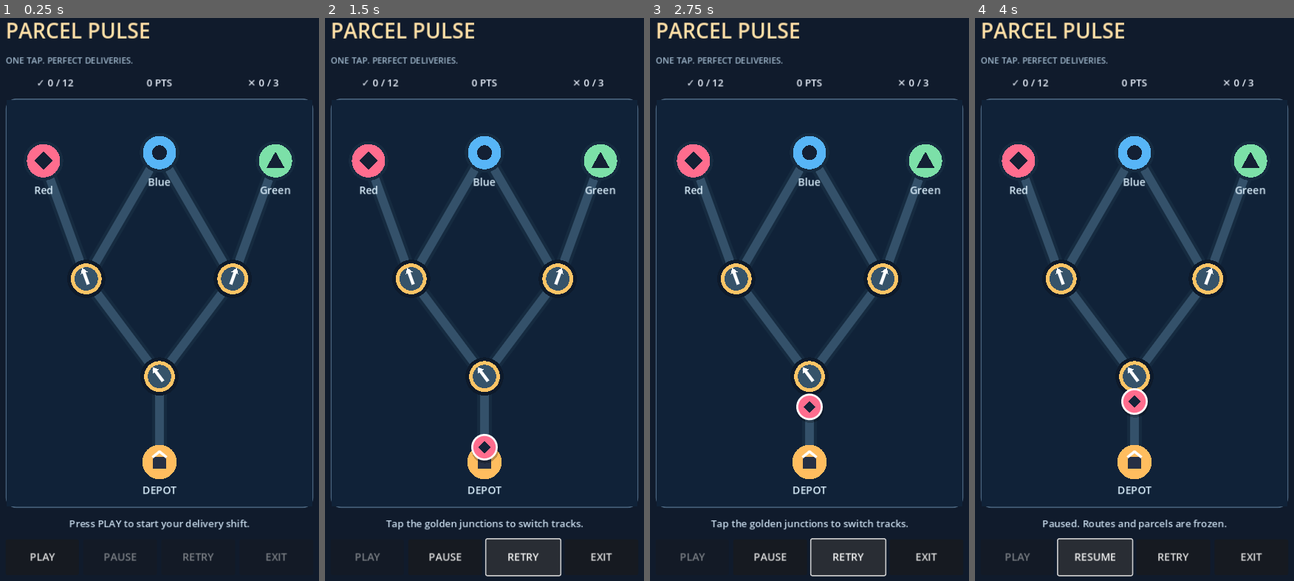
Above: before the commit, frames 1-4 (left to right).
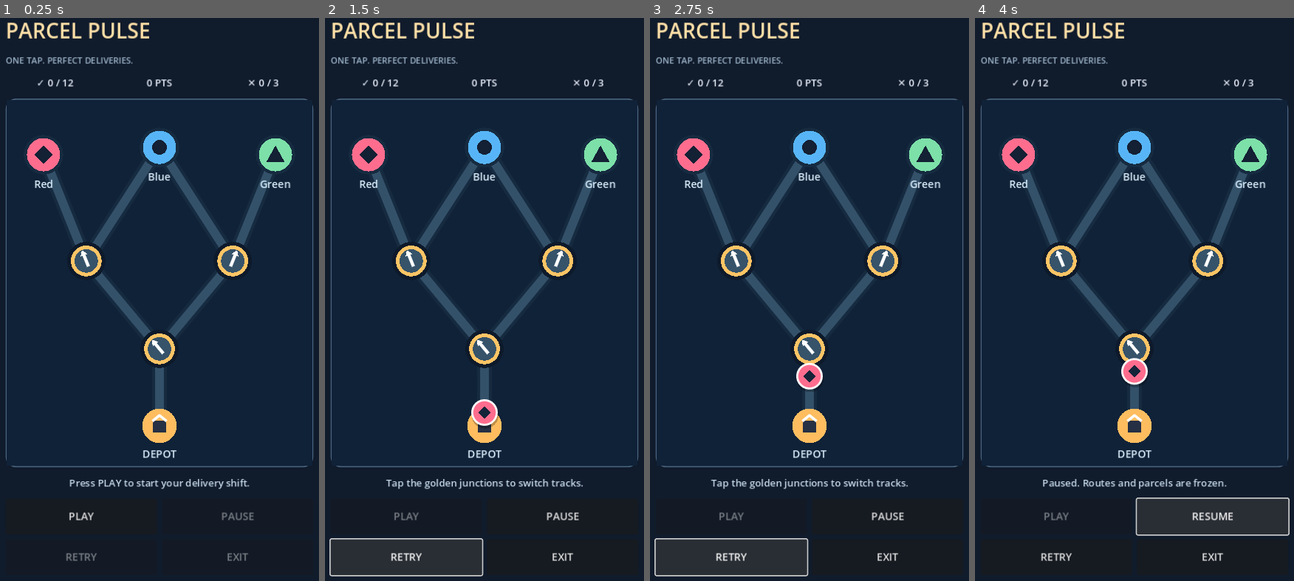
Above: after the commit, the same moments.

Repository: gauravprajapat-23/Parcel-pulse
Game: Godot game, scene res://scenes/game_screen.tscn
The game is run twice, just before and just after one commit, with the same random seed, the same clock (stepped at 60 frames per second) and the same inputs.
Inputs:
- Up to frame 1 (0.25 s): no input
- Up to frame 2 (1.5 s): click "PLAY" at 0.5 s; click "RETRY" at 1.25 s
- Up to frame 3 (2.75 s): click "RETRY" at 2 s
- Up to frame 4 (4 s): click "RETRY" at 2.75 s; click "PAUSE" at 3.5 s

The runs differ from the first frame. In frame 1, 9.7% of the frame differs, in the area x 1-99%, y 20-97%; in frame 2, 11%; in frame 3, 11%; in frame 4, 13%, in the area x 1-99%, y 20-100%.

Commit message:
feat(android): add debug export gate, mobile navigation and layout checks

Diff:
--- a/project.godot
+++ b/project.godot
@@ -3,6 +3,7 @@
 [application]
 
 config/name="Parcel Pulse"
+config/quit_on_go_back=false
 run/main_scene="res://scenes/game_screen.tscn"
 config/features=PackedStringArray("4.3", "GL Compatibility")
 
--- a/scripts/ui/game_screen.gd
+++ b/scripts/ui/game_screen.gd
@@ -31,6 +31,34 @@
 	controller.advance(delta)
 
 
+func _notification(what: int) -> void:
+	# Android Back should not abruptly close an active delivery shift.
+	if what == NOTIFICATION_WM_GO_BACK_REQUEST and is_node_ready():
+		handle_back_request()
+	elif what == NOTIFICATION_APPLICATION_PAUSED and is_node_ready():
+		if controller.phase == ShiftController.Phase.RUNNING:
+			controller.set_paused(true)
+
+
+func _unhandled_key_input(event: InputEvent) -> void:
+	# Match desktop Escape to Android system Back for manual testing.
+	if event is InputEventKey:
+		var key := event as InputEventKey
+		if key.pressed and not key.echo and key.keycode == KEY_ESCAPE:
+			handle_back_request()
+			get_viewport().set_input_as_handled()
+
+
+func handle_back_request() -> void:
+	match controller.phase:
+		ShiftController.Phase.RUNNING:
+			controller.set_paused(true)
+		ShiftController.Phase.PAUSED, ShiftController.Phase.FINISHED:
+			_on_exit_pressed()
+		ShiftController.Phase.READY:
+			get_tree().quit()
+
+
 func _build_interface() -> void:
 	var backdrop := ColorRect.new()
 	backdrop.color = Color("#101b2c")
@@ -90,8 +118,10 @@
 	hint_label.add_theme_color_override("font_color", Color("#c5d8e9"))
 	column.add_child(hint_label)
 
-	var actions := HBoxContainer.new()
-	actions.add_theme_constant_override("separation", 7)
+	var actions := GridContainer.new()
+	actions.columns = 2
+	actions.add_theme_constant_override("h_separation", 8)
+	actions.add_theme_constant_override("v_separation", 8)
 	column.add_child(actions)
 	play_button = _make_button(actions, "PLAY")
 	pause_button = _make_button(actions, "PAUSE")
@@ -126,7 +156,7 @@
 	return label
 
 
-func _make_button(parent: HBoxContainer, caption: String) -> Button:
+func _make_button(parent: GridContainer, caption: String) -> Button:
 	var button := Button.new()
 	button.text = caption
 	button.size_flags_horizontal = Control.SIZE_EXPAND_FILL
--- a/tests/test_ui_smoke.gd
+++ b/tests/test_ui_smoke.gd
@@ -33,6 +33,7 @@
 	root.add_child(game)
 	await process_frame
 	_check("gameplay UI scene initializes", game.board_view != null and game.play_button != null and game.result_panel != null)
+	_check("mobile action buttons use two-column layout", game.play_button.get_parent() is GridContainer and (game.play_button.get_parent() as GridContainer).columns == 2)
 	_check("ready screen offers play", not game.play_button.disabled)
 	_check("ready screen prevents switching", not game.board_view.toggle_at_local_position(game.board_view._point("hub")))
 
@@ -59,6 +60,15 @@
 	game.pause_button.pressed.emit()
 	_check("resume button restarts phase", game.controller.phase == ShiftController.Phase.RUNNING)
 
+	game.handle_back_request()
+	_check("Back pauses an active shift instead of quitting", game.controller.phase == ShiftController.Phase.PAUSED)
+	game.handle_back_request()
+	_check("Back from pause returns to ready", game.controller.phase == ShiftController.Phase.READY)
+	game.play_button.pressed.emit()
+	_check("new shift starts after Back navigation", game.controller.phase == ShiftController.Phase.RUNNING)
+	game._notification(Node.NOTIFICATION_APPLICATION_PAUSED)
+	_check("backgrounding an active shift pauses it", game.controller.phase == ShiftController.Phase.PAUSED)
+	game.pause_button.pressed.emit()
 	game.restart_button.pressed.emit()
 	_check("retry resets junction choices", game.controller.board.get_next_node("hub") == "west" and game.controller.correct == 0)
 	for n in range(ShiftController.REQUIRED_DELIVERIES):
Not shown, added: export_presets.cfg
Not shown, added: docs/android_verification.md
Not shown, added: tools/build_android_debug.ps1
